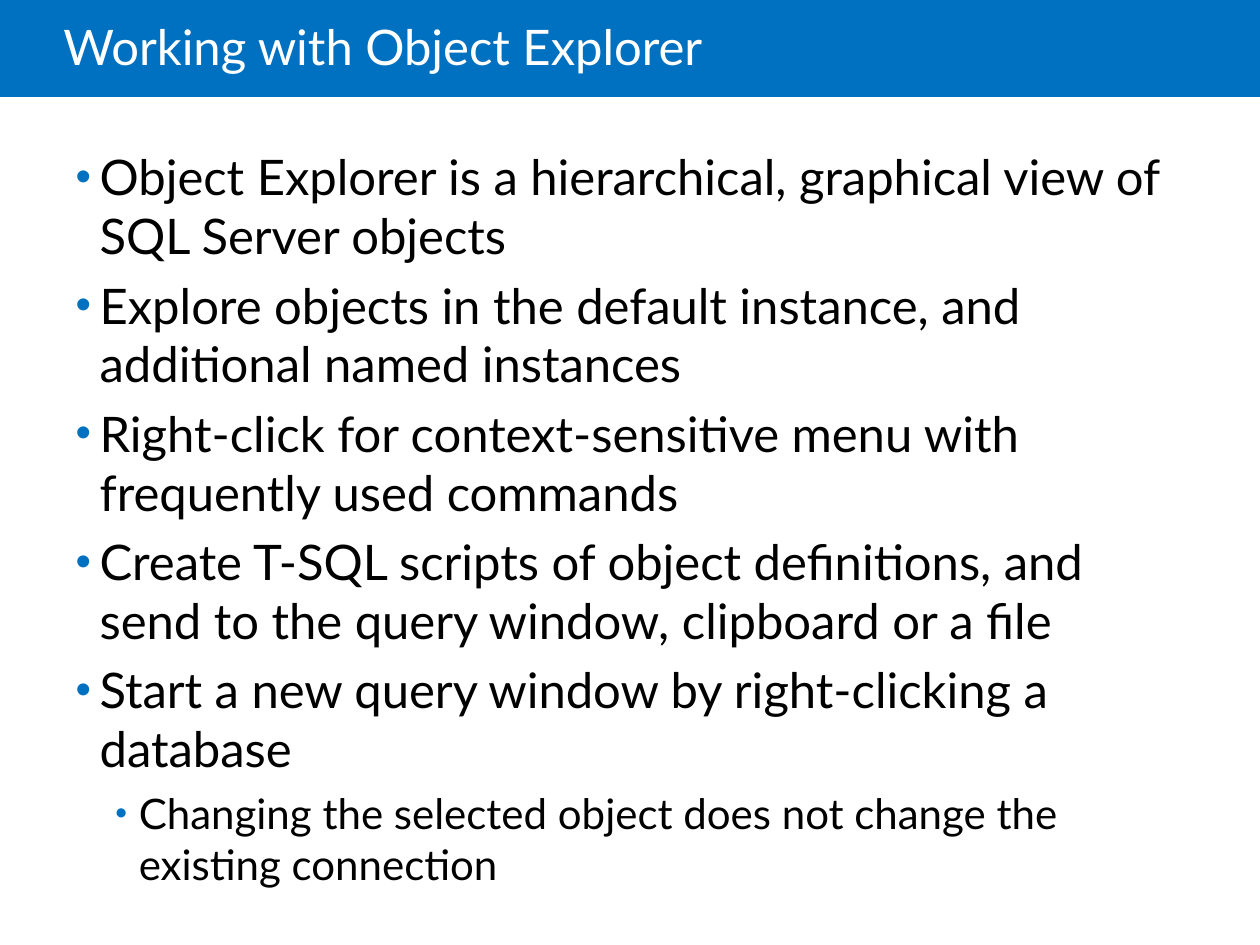
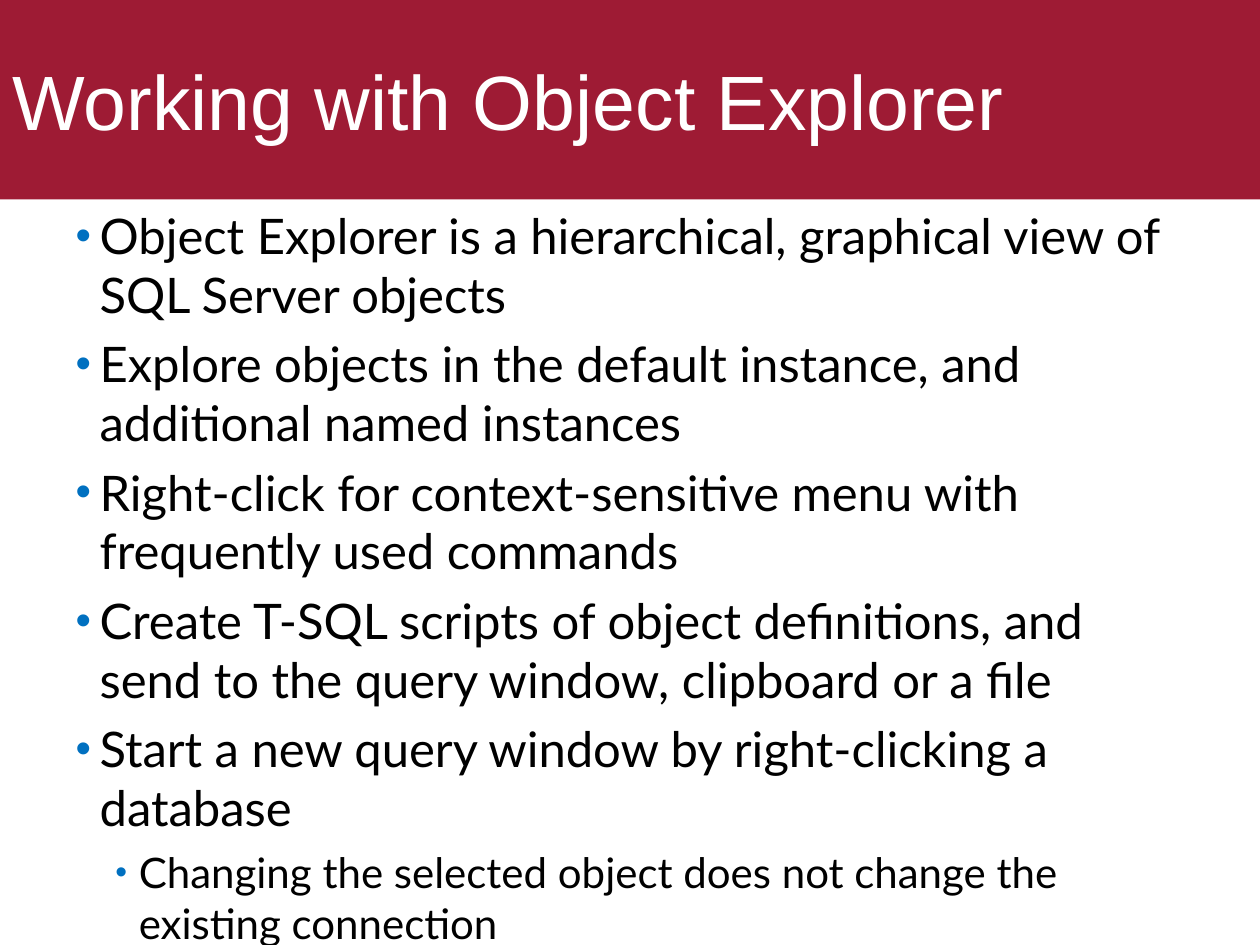
Before and after one commit to ekof-dss/teaching-samples-2021-22, a slide deck: slide 13 of presentations/05-03-ms-sql-server.ppt (slide 14 before the commit). Drawn at 1260x945 pixels with LibreOffice and Linux fonts; fonts in the diff are those of the drawing. Boxes give left, top, right and bottom in pixels: in the first picture for what was removed or moved away, otherwise in the second. Text is boxed around its words. In the diff, an @@ line names an element or a change of style, - is before the commit and + after.

```diff
--- a/presentations/05-03-ms-sql-server.ppt
+++ b/presentations/05-03-ms-sql-server.ppt
@@ title "Working with Object Explorer": place and size @@
-title "Working with Object Explorer" at [63, 29, 702, 74]
+title "Working with Object Explorer" at [0, 0, 1260, 199]
@@ title "Working with Object Explorer" at [0, 0, 1260, 199]: size 28 to 44 pt, font Lato to Arial; line spacing 0.85 to 1; fill none to #9E1B34 @@
@@ rectangle removed at [0, 0, 1260, 97] @@
@@ text "Object Explorer is a hierarchical, ..." rewrapped from [100, 159, 1160, 837] to [100, 218, 1160, 945] @@
```
Also in this commit, not shown: 14 other slides changed, 2 slides added, 8 slides removed, 23 other files.
